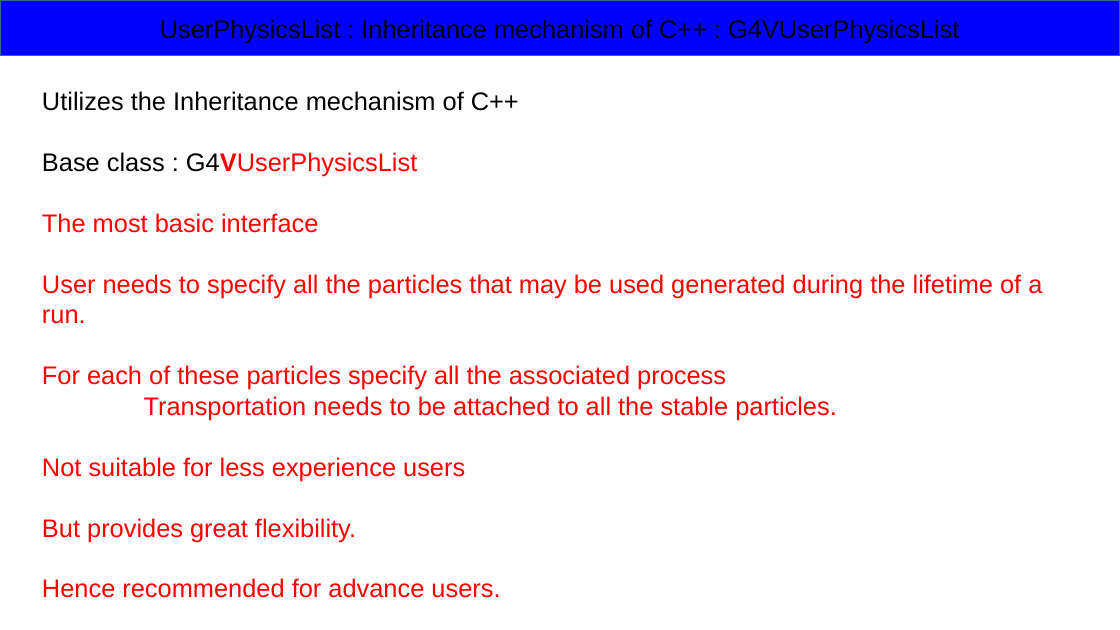
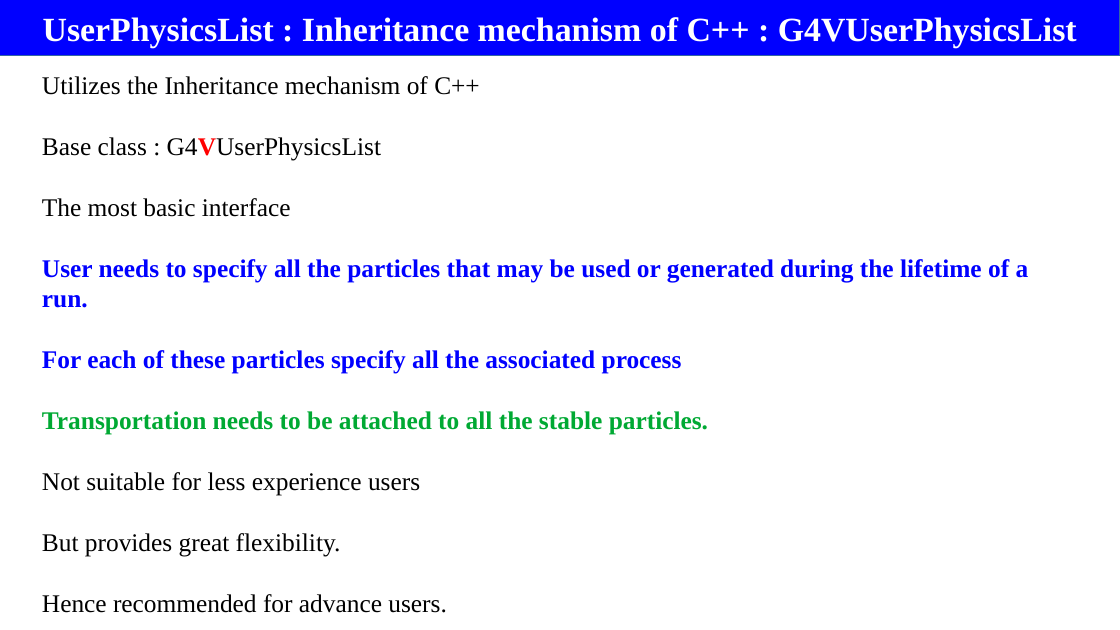
Before and after one commit to rsehgal/G4Simulations, a slide deck: slide 5 of Presentations/PhysicsList.pptx (slide 6 before the commit). Drawn at 1120x630 pixels with LibreOffice and Linux fonts; fonts in the diff are those of the drawing. Boxes give left, top, right and bottom in pixels: in the first picture for what was removed or moved away, otherwise in the second. Text is boxed around its words. In the diff, an @@ line names an element or a change of style, - is before the commit and + after.

Commit message:
Modified the PhysicsList PPTs

```diff
--- a/Presentations/PhysicsList.pptx
+++ b/Presentations/PhysicsList.pptx
@@ rectangle "UserPhysicsList : Inheritance mechanism of ..." at [0, 0, 1120, 56]: size 18 to 24 pt, font Arial to Times New Roman, text colour #000000 to #FFFFFF, bold on @@
@@ text "Utilizes the Inheritance mechanism of ...": place and size @@
-text "Utilizes the Inheritance mechanism of ..." at [42, 91, 1042, 598]
+text "Utilizes the Inheritance mechanism of ..." at [42, 76, 1029, 557]
@@ text at [42, 76, 708, 557]: font Arial to Times New Roman in "Utilizes the Inheritance mechanism of C++", "Base class : G4VUserPhysicsList", "The most basic interface", "For each of these particles specify all ..." and 4 more places; text colour #FF0000 to #000000 in "G4VUserPhysicsList", "The most basic interface", "Not suitable for less experience users", "But provides great flexibility." and 1 more places; text colour #FF0000 to #0000FF in "For each of these particles specify all ..."; bold on in "For each of these particles specify all ...", "Transportation needs to be attached to all ..."; text colour #FF0000 to #00A933 in "Transportation needs to be attached to all ..." @@
@@ text at [42, 259, 1029, 308]: text changed; font Arial to Times New Roman; text colour #FF0000 to #0000FF; bold on @@
-User needs to specify all the particles that may be used generated during the lifetime of a run.
+User needs to specify all the particles that may be used or generated during the lifetime of a run.
```
Also in this commit, not shown: 14 other slides changed, 16 slides added, 2 slides removed, 2 other files.
